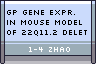
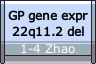
Comparing the layer stacks of the two 96x64 images. Changes:
painted on "1-4 Zhao" over bbox(21, 43, 75, 54)
renamed "GP Gene expr. ..." to "GP gene expr ...", painted on it over bbox(7, 10, 88, 39)
